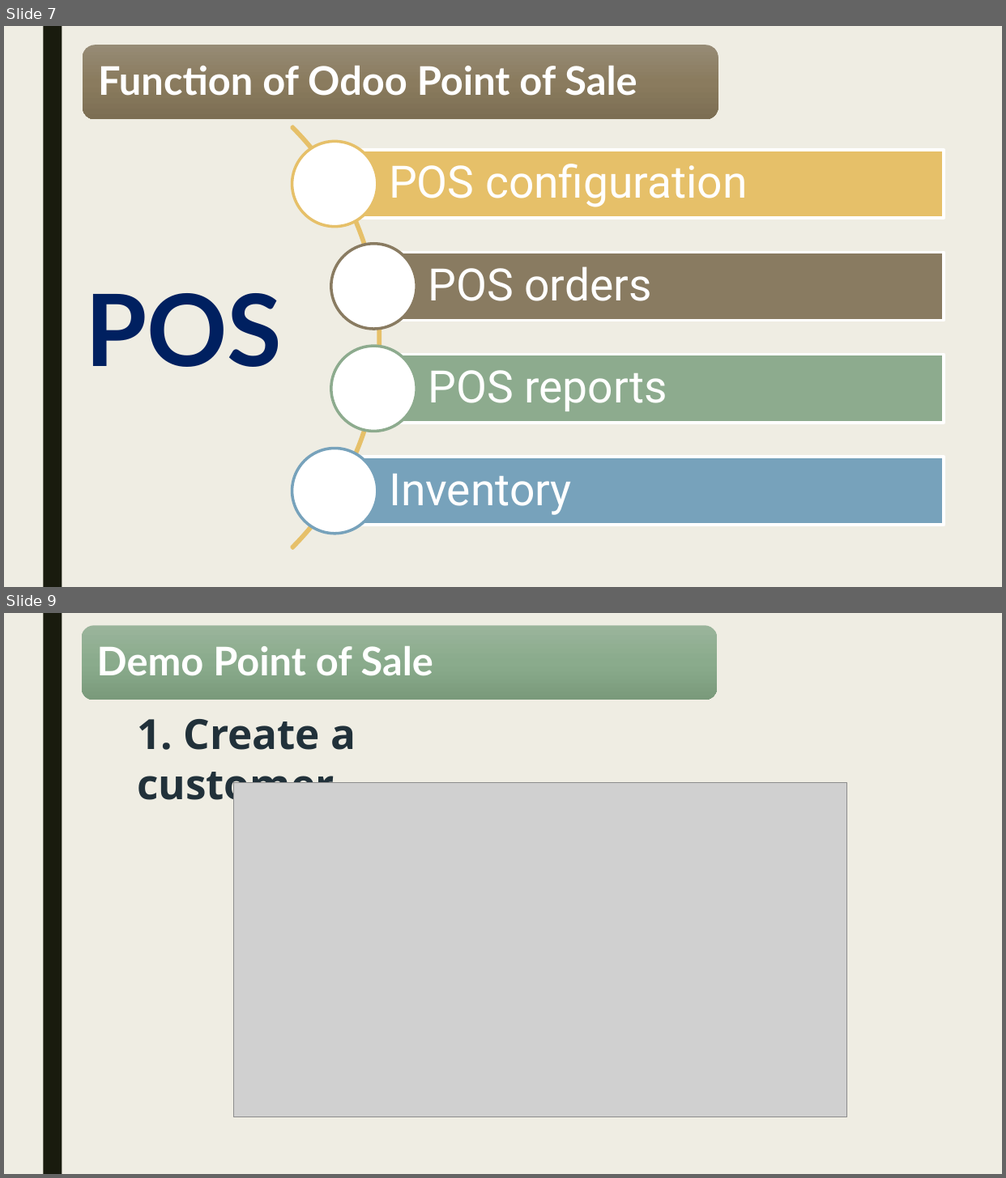
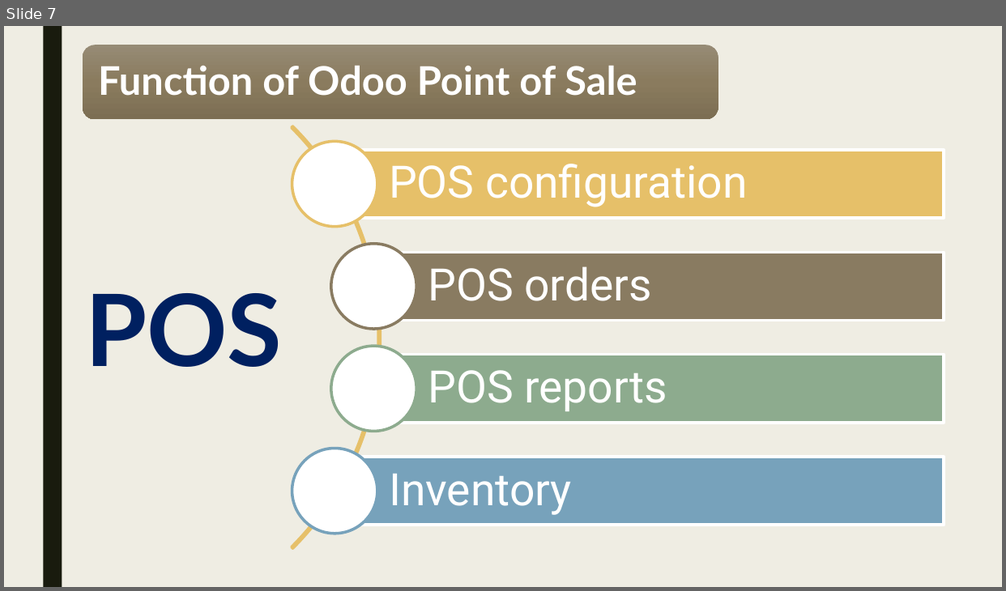
Before and after one commit to PhuocThinh/OdooDocument, a slide deck: POS REPORT.pptx. Shown one above the other, each under a label of ours: slides 7 and 9 before the commit, slide 7 after it; the slides between them are not shown. The pictures are 1006x1178 and 1006x591 pixels, drawn with LibreOffice and Linux fonts; fonts in the diff are those of the drawing; grey boxes stand for pictures. Boxes give left, top, right and bottom in pixels: in the first picture for what was removed or moved away, otherwise in the second. Text is boxed around its words. In the diff, an @@ line names an element or a change of style, - is before the commit and + after.

```diff
--- a/POS REPORT.pptx
+++ b/POS REPORT.pptx
@@ slide 9 removed at [4,613,1002,1174], background #EFEDE3; not listed: 1 template element that a slide beside it also shows @@
@@ rounded rectangle removed at [81,626,717,700] @@
@@ text removed at [97,646,433,675] @@
-Demo Point of Sale
@@ text removed at [137,719,356,811] @@
-1. Create a customer
@@ picture removed at [234,782,847,1117] @@
```
Also in this commit, not shown: 1 slide changed, 2 slides added, 19 other slides removed, 1 other file.
